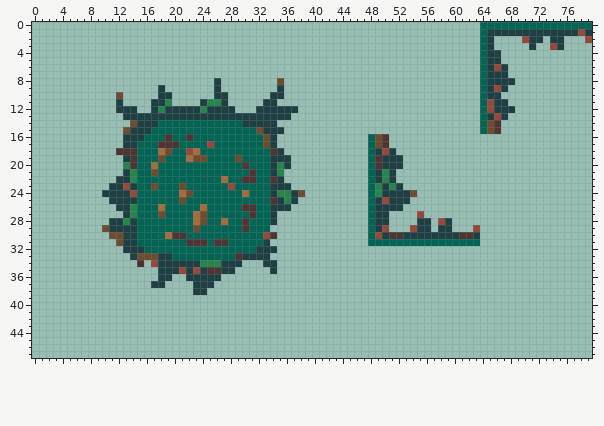
Sprite sheet -- assets/Quail Hedge Underlay.png. The picture above was drawn from the file before the commit.
The file is 80x48 pixels.
The same view after the edit:
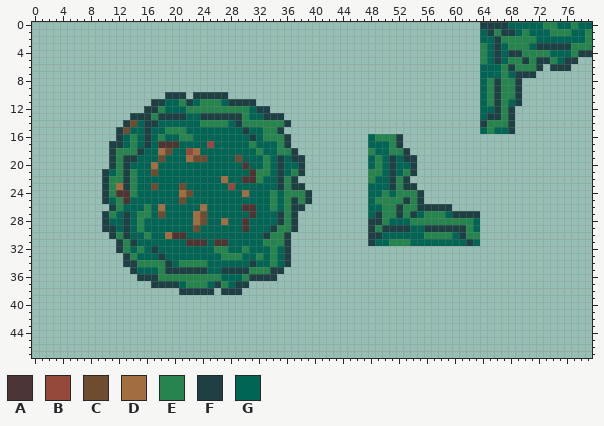
Palette (. is transparent): A #4d3533  B #94493a  C #6e4c30  D #a26d3f  E #26854c  F #1e4044  G #006554
Difference:
Changed rows in their new state; - is an unchanged pixel.
first column x 10:
 0 ------------------------------------------------------FFFF-----EE--E--
 1 --------------------------------------------------------E--GEGGGEEEGGE
 2 -------------------------------------------------------GFEEEEEGGGGGGGE
 3 ------------------------------------------------------EGFGEEEGFFF-FEEE
 4 ------------------------------------------------------EG-GFFEEEEGGGEFF
 5 ------------------------------------------------------EG-GEEFEFFEGFF--
 6 -------------------------------------------------------GGEFEEEF-FFF---
 7 -------------------------------------------------------GGEGFFF--------
 8 ----------------.--------.-----------------------------E-EEF----------
 9 --------.-------.--------.-----------------------------EFEEF----------
10 --.-----.-FF-FFF--------..-----------------------------E-EEF----------
11 --.------GGEFGE--GFFFF-..------------------------------E-EGF----------
12 --...-F--GGGEE-EEEEEEG--....---------------------------G-E------------
13 ---.---E----GG------EGG---.-----------------------------FEF-----------
14 ---F-G--------EEEE-FEEEEEEF---------------------------FEEEF-----------
15 --F-GG---EEE--------F-GEE------------------------------EGGF-----------
16 --FGEGF-EG-EE--------F-EEEF------------EEEF---------------------------
17 -FFGE-F--------------E-GGEF------------GGEF---------------------------
18 -FEEEF----------------E-GEEF----------EGGEEF--------------------------
19 -FE-F------------------EG-GFF----------EG-GFF-------------------------
20 -FEFG------------------EGFGGF----------EG-GGF-------------------------
21 FGE-------------------EEGFGEF---------EEG-GEF-------------------------
22 FEE-------------------E-G-EF----------EGG-EF--------------------------
23 FEDFE-------------------G-EFF----------GGFEFF-------------------------
24 -EAAE-------------------EG-EEF---------GEGEEEF------------------------
25 FGEAG-------------------EG--EF---------EEEE-EF------------------------
26 -FEGG-E-----------------EGEFF----------GEE-EEFFFFF--------------------
27 FEG-GEE-----------------GFEF------------EEFEFGEEEGFFFF----------------
28 FGGFGE------------------GFEF----------F-EGGGEEEEEEEEEG----------------
29 F-G-GE------------------FEEF----------FEFFFFGG-F--FFEG----------------
30 -FE-G-E----------------FEEF-----------FFGGGGGGEEEEGFEE----------------
31 --FE-------------------EEEF-----------F--EEE--------F-----------------
32 --FEGE-F--------EE--E-GGEGF-------------------------------------------
33 ---FEGGG-G-------EEEGGEGEGF-------------------------------------------
34 ---FFEEEE-GEEE-GGGGGGFGGEGF-------------------------------------------
35 ----FGGGE--F-F-GG--FFEEE-F--------------------------------------------
36 -----FFFEEEEEEEEEGGGEFFFF---------------------------------------------
37 ---------FFGEEEGFEGFF-------------------------------------------------
38 -----------FF--F-FFF--------------------------------------------------
Changed places in both pictures, as pixel boxes (x1, y1, x2, y2):
changed: (480, 22, 592, 134)
changed: (102, 78, 312, 295)
changed: (368, 134, 480, 246)
